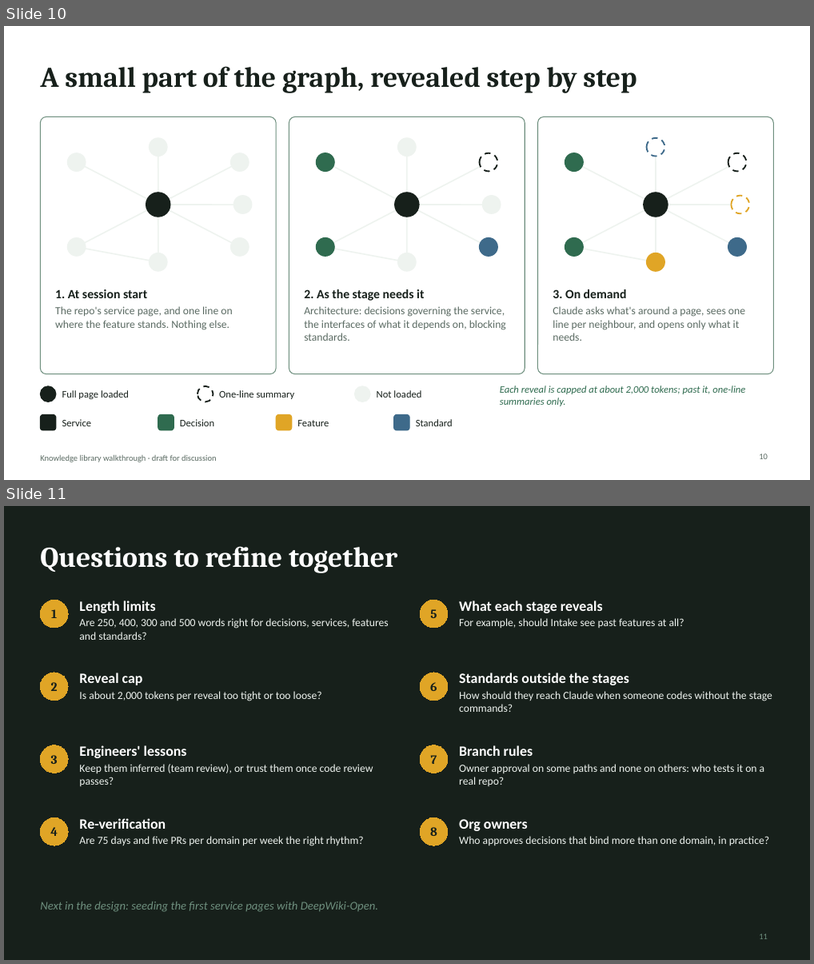
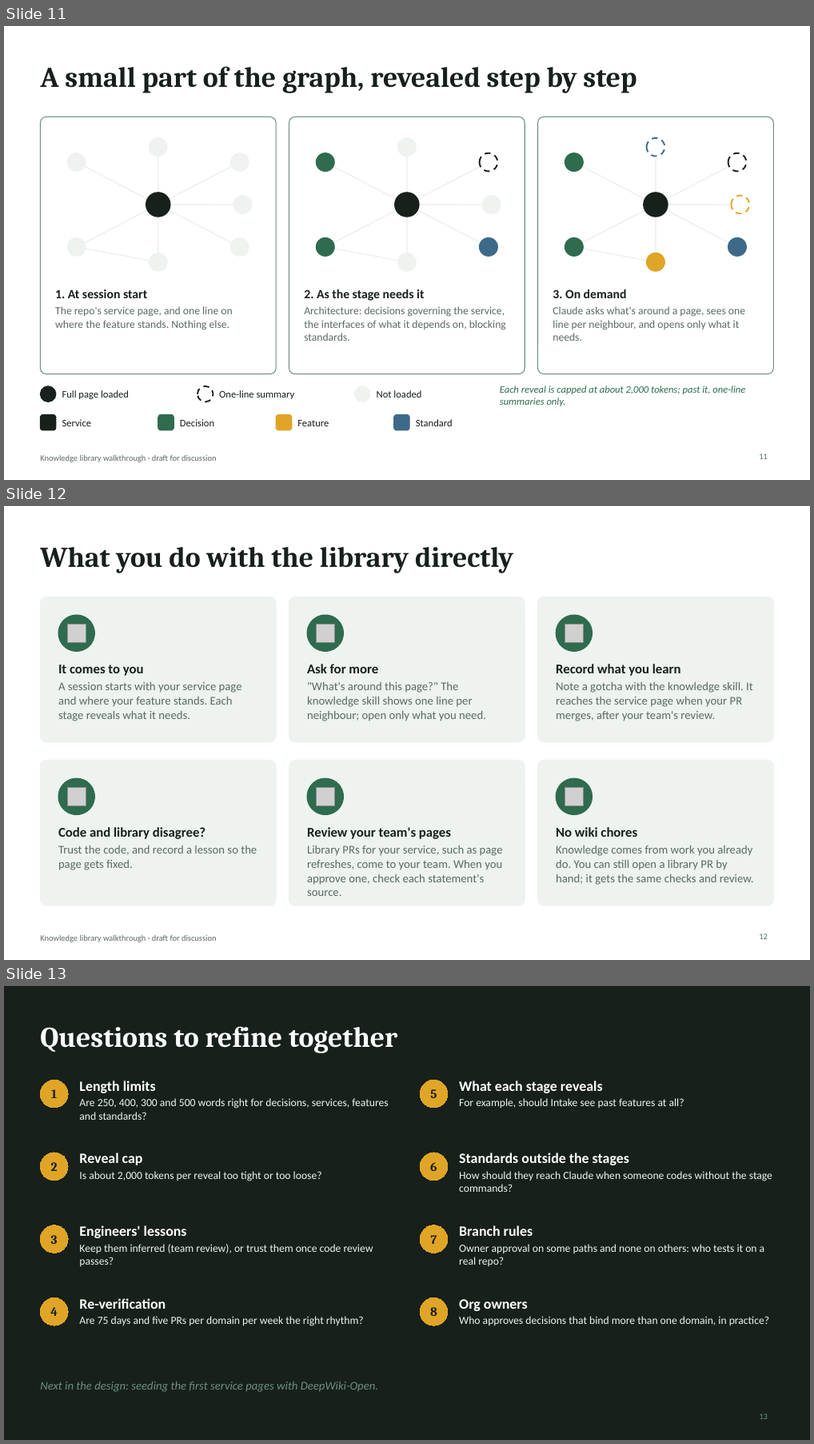
Before and after one commit to rahulnyk/bagheera, a slide deck: docs/design/knowledge-library-walkthrough.pptx. Shown one above the other, each under a label of ours: slides 10 and 11 before the commit, slides 11, 12 and 13 after it. The pictures are 814x964 and 814x1444 pixels, drawn with LibreOffice and Linux fonts; fonts in the diff are those of the drawing; grey boxes stand for pictures. Boxes give left, top, right and bottom in pixels: in the first picture for what was removed or moved away, otherwise in the second. Text is boxed around its words. In the diff, an @@ line names an element or a change of style, - is before the commit and + after.

```diff
--- a/docs/design/knowledge-library-walkthrough.pptx
+++ b/docs/design/knowledge-library-walkthrough.pptx
@@ slide 12 added at bbox=[4, 506, 810, 960], background #FFFFFF; not listed: 1 template element that a slide beside it also shows @@
@@ title added at bbox=[40, 547, 514, 573], 34 pt, text #17201B, bold @@
+What you do with the library directly
@@ rounded rectangle added at bbox=[40, 596, 276, 742], fill #EEF3EF, outline #EEF3EF 1 pt @@
@@ rounded rectangle added at bbox=[289, 596, 525, 742], fill #EEF3EF, outline #EEF3EF 1 pt @@
@@ rounded rectangle added at bbox=[538, 596, 774, 742], fill #EEF3EF, outline #EEF3EF 1 pt @@
@@ ellipse added at bbox=[58, 615, 94, 651], fill #2F6B4F, outline #2F6B4F 1 pt @@
@@ picture added at bbox=[67, 624, 86, 642] @@
@@ ellipse added at bbox=[307, 615, 343, 651], fill #2F6B4F, outline #2F6B4F 1 pt @@
@@ picture added at bbox=[317, 624, 335, 642] @@
@@ ellipse added at bbox=[556, 615, 593, 651], fill #2F6B4F, outline #2F6B4F 1 pt @@
@@ picture added at bbox=[566, 624, 583, 642] @@
@@ text added at bbox=[58, 664, 242, 721], 14 pt, text #5B6B63 @@
+It comes to you
+A session starts with your service page and where your feature stands. Each stage reveals what it needs.
@@ text added at bbox=[307, 664, 486, 721], 14 pt, text #5B6B63 @@
+Ask for more
+"What's around this page?" The knowledge skill shows one line per neighbour; open only what you need.
@@ text added at bbox=[556, 664, 754, 721], 14 pt, text #5B6B63 @@
+Record what you learn
+Note a gotcha with the knowledge skill. It reaches the service page when your PR merges, after your team's review.
@@ rounded rectangle added at bbox=[40, 760, 276, 905], fill #EEF3EF, outline #EEF3EF 1 pt @@
@@ rounded rectangle added at bbox=[289, 760, 525, 905], fill #EEF3EF, outline #EEF3EF 1 pt @@
@@ rounded rectangle added at bbox=[538, 760, 774, 905], fill #EEF3EF, outline #EEF3EF 1 pt @@
@@ ellipse added at bbox=[58, 778, 94, 815], fill #2F6B4F, outline #2F6B4F 1 pt @@
@@ picture added at bbox=[67, 788, 86, 805] @@
@@ ellipse added at bbox=[307, 778, 343, 815], fill #2F6B4F, outline #2F6B4F 1 pt @@
@@ picture added at bbox=[317, 788, 335, 805] @@
@@ ellipse added at bbox=[556, 778, 593, 815], fill #2F6B4F, outline #2F6B4F 1 pt @@
@@ picture added at bbox=[566, 788, 583, 805] @@
@@ text added at bbox=[58, 827, 257, 870], 14 pt, text #5B6B63 @@
+Code and library disagree?
+Trust the code, and record a lesson so the page gets fixed.
@@ text added at bbox=[307, 827, 503, 896], 14 pt, text #5B6B63 @@
+Review your team's pages
+Library PRs for your service, such as page refreshes, come to your team. When you approve one, check each statement's source.
@@ text added at bbox=[556, 827, 754, 884], 14 pt, text #5B6B63 @@
+No wiki chores
+Knowledge comes from work you already do. You can still open a library PR by hand; it gets the same checks and review.
@@ page number added at bbox=[759, 933, 768, 939], 10 pt, text #5B6B63 @@
+12
@@ what was slide 10 is now slide 11 @@
@@ page number at bbox=[759, 453, 768, 459]: text changed @@
-10
+11
@@ what was slide 11 is now slide 13 @@
```
Also in this commit, not shown: 2 other slides added, 1 slide removed, 1 other file.
